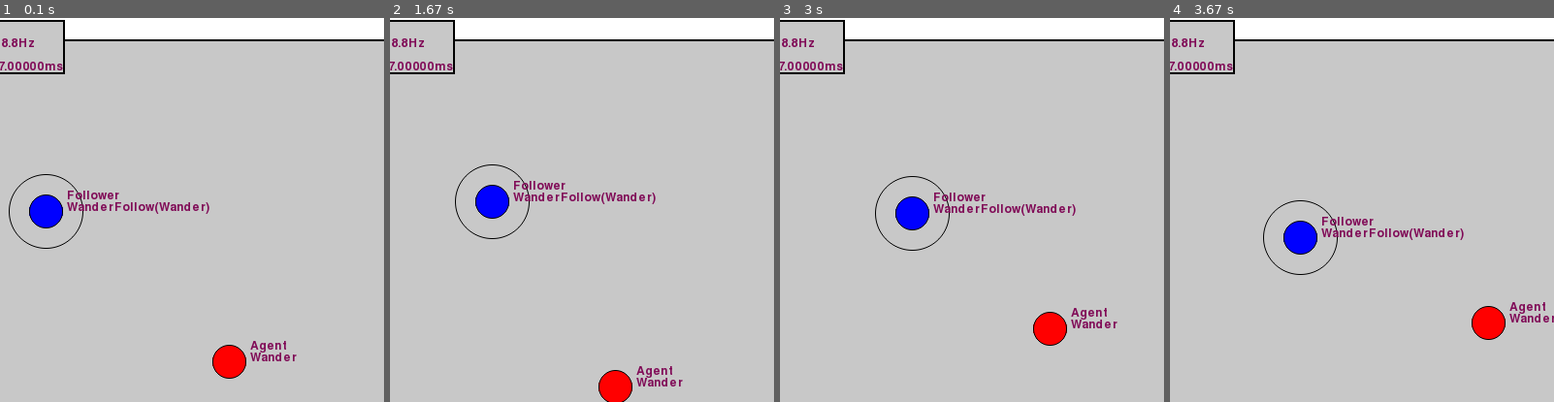
Above: before the commit, frames 1-4 (left to right).
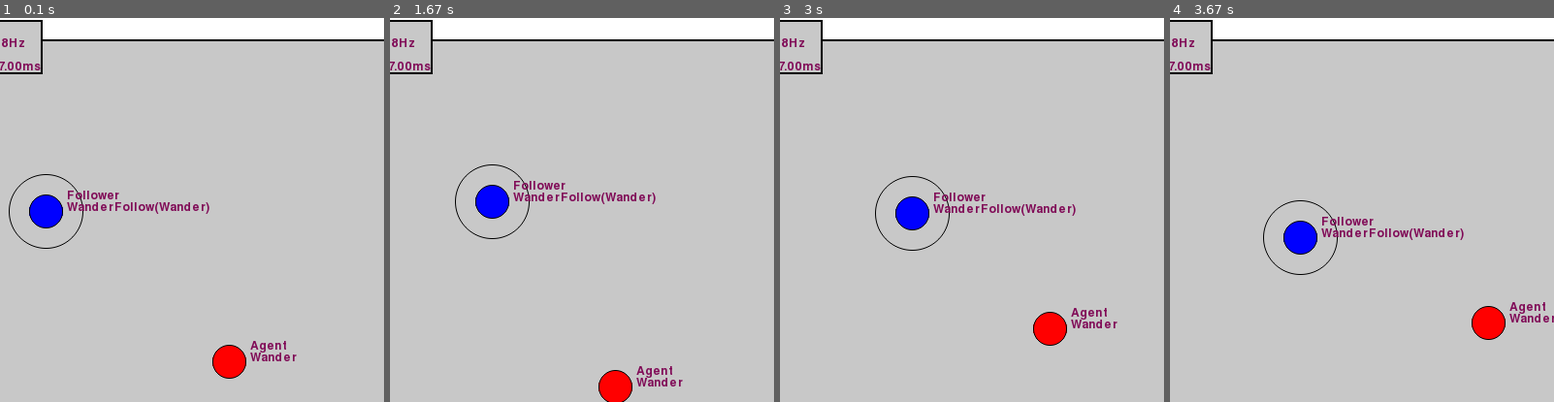
Above: after the commit, the same moments.

Repository: raphaelpaiva/py_creatures
Game: pygame game, started from main.py
Same seed, same stepped clock (60 frames per second), same inputs: the game is played once before the commit and once after it.
Inputs:
- Up to frame 1 (0.1 s): no input
- Up to frame 2 (1.67 s): no input
- Up to frame 3 (3 s): no input
- Up to frame 4 (3.67 s): no input
The pictures show only the part of the screen within x 12-62%, y 0-50%; the shares and areas given below are measured in that part.

The runs differ from the first frame. In frame 1, 0.7% of the frame differs, in the area x 2-17%, y 0-15%; in frame 2, 0.7%; in frame 3, 0.7%; in frame 4, 0.7%.

Commit message:
Limiting fps display

Diff:
--- a/creatures/render_system/stats.py
+++ b/creatures/render_system/stats.py
@@ -9,10 +9,12 @@
     self.framerate: float   = 0
 
   def get_stats_dict(self) -> Dict[str, str]:
+    framerate = int(self.framerate)
+    framerate = framerate if framerate < 1000 else 'inf'
     return {
       'FPS Limit: ': str(self.fps_limit),
-      'Frame Rate: ': f"{self.framerate:4.1f}Hz",
-      'Frame time: ': f"{self.frametime:.5f}ms",
+      'Frame Rate: ': f"{framerate}Hz",
+      'Frame time: ': f"{self.frametime:.2f}ms",
     }
 
   def __str__(self) -> str:
